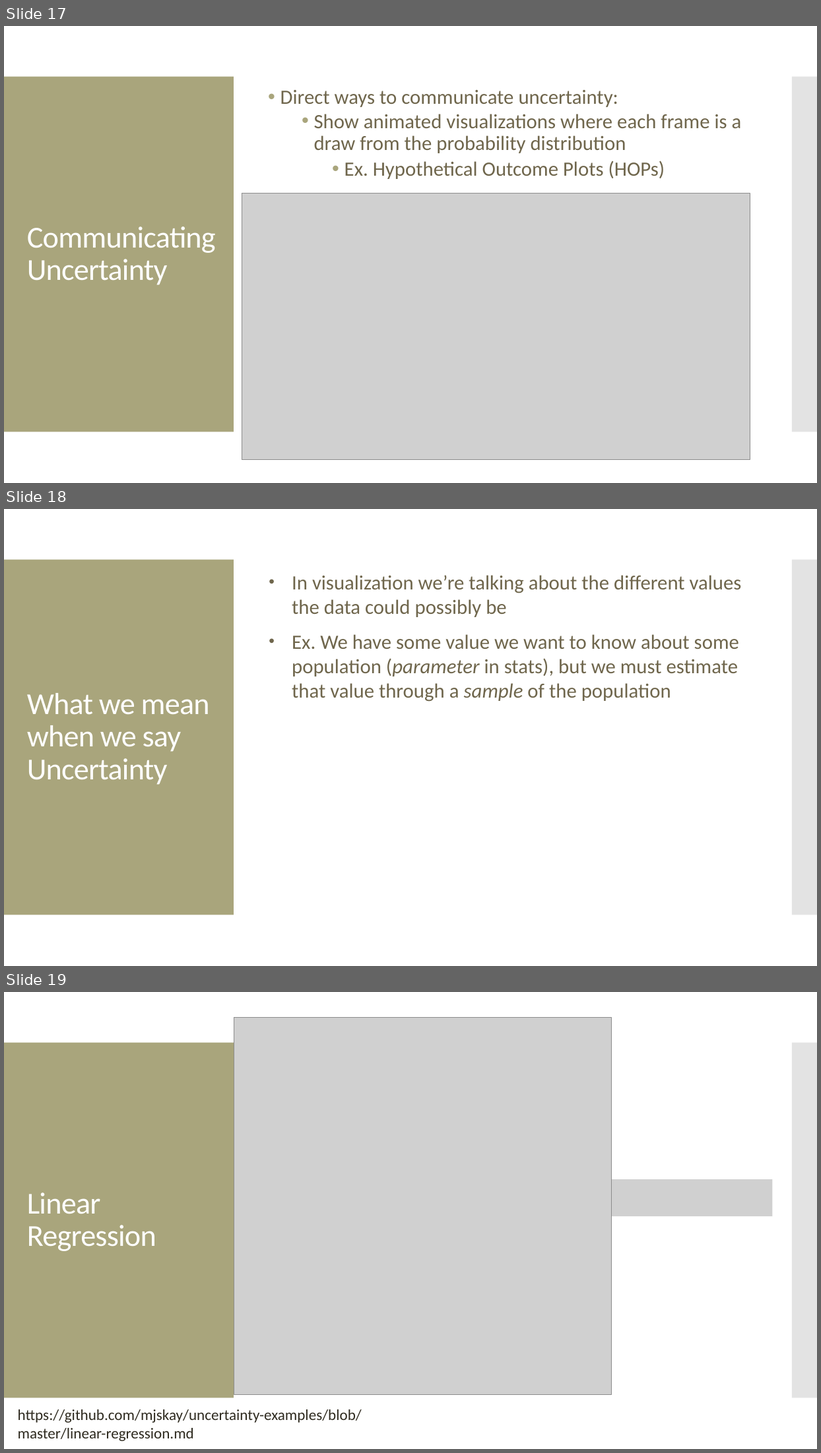
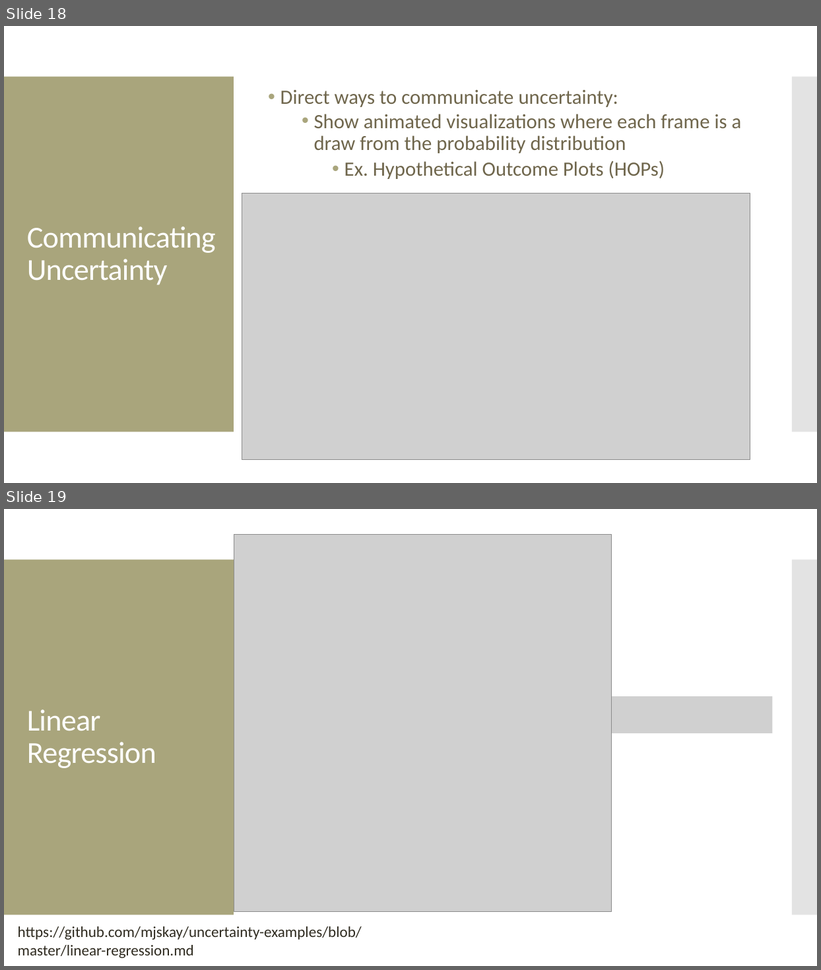
Before and after one commit to amosca01/SDS-CS235, a slide deck: slides/10-uncertainty.pptx. Shown one above the other, each under a label of ours: slides 17, 18 and 19 before the commit, slides 18 and 19 after it. The pictures are 821x1453 and 821x970 pixels, drawn with LibreOffice and Linux fonts; fonts in the diff are those of the drawing; grey boxes stand for pictures. Boxes give left, top, right and bottom in pixels: in the first picture for what was removed or moved away, otherwise in the second. Text is boxed around its words. In the diff, an @@ line names an element or a change of style, - is before the commit and + after.

```diff
--- a/slides/10-uncertainty.pptx
+++ b/slides/10-uncertainty.pptx
@@ slide 18 removed at bbox=[4, 509, 817, 966], background #FFFFFF; not listed: 2 template elements that a slide beside it also shows @@
@@ text removed at bbox=[292, 575, 742, 702] @@
-• In visualization we’re talking about the different values the data could possibly be
-• Ex. We have some value we want to know about some population (parameter in stats), but we must estimate that value through a sample of the population
@@ title removed at bbox=[27, 693, 210, 785] @@
-What we mean when we say Uncertainty
@@ what was slide 17 is now slide 18 @@
```
Also in this commit, not shown: 1 slide added, 5 other files.
